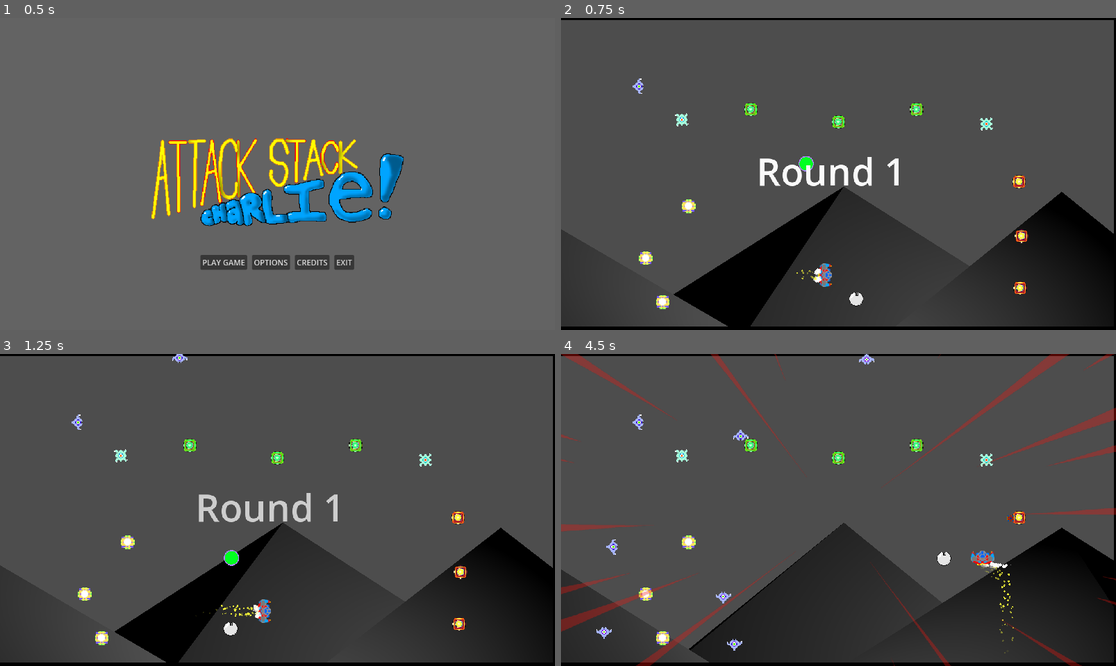
Above: before the commit, frames 1-4 (two rows, left to right).
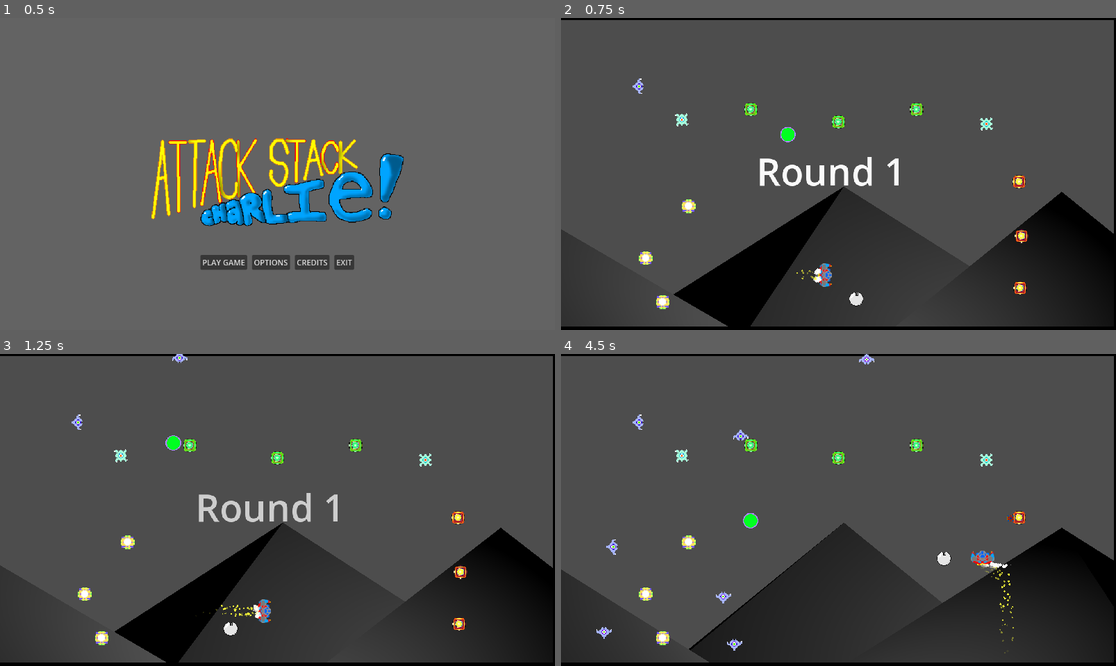
Above: after the commit, the same moments.

Repository: gamkedo-la/AttackStackCharlie
Game: Godot game, scene res://UI/MainMenu/main_menu.tscn
The game is run twice, just before and just after one commit, with the same random seed, the same clock (stepped at 60 frames per second) and the same inputs. Sound files missing from this copy of the repository are replaced by a short silence.
Inputs:
- Up to frame 1 (0.5 s): no input
- Up to frame 2 (0.75 s): click "PLAY GAME" at 0.5 s
- Up to frame 3 (1.25 s): no input
- Up to frame 4 (4.5 s): hold D (move right) 1.28-2.03 s; hold Space (shoot) 1.28-2.03 s; hold S (move down) 2.03-2.78 s; tap Space (shoot) at 2.1, 3.6 s; hold D (move right) 2.78-3.53 s; hold Space (shoot) 2.78-3.53 s; hold W (move up) 3.53-4.28 s; hold A (move left) from 4.28 s (still down); hold Space (shoot) from 4.28 s (still down)

Frame 1 is identical in both runs. In frame 2, 0.2% of the frame differs, in the area x 39-46%, y 34-50%; in frame 3, 0.2%; in frame 4, 3.4%, in the area x 0-100%, y 0-100%.

Commit message:
Reduced console clutter, found more general way to find player node for AI and drone

Diff:
--- a/Enemies/EvilCircler.gd
+++ b/Enemies/EvilCircler.gd
@@ -6,30 +6,32 @@
 var playerPos
 var circlePercent = 0
 var inRangeOfTarget
+var targetPos = Vector2()
 
 func _ready():
-	pass
+	var player_node = get_tree().current_scene.get_node("Player")
+	player_node.connect("player_moved", Callable(self, "_on_player_moved"))
+
+func _on_player_moved(new_position):
+	playerPos = new_position
 
 func _process(delta):
-	var playerCenter = get_parent().get_parent().get_node("Player").get_node("CollisionShape2D").get_shape().get_rect().get_center()
-	playerPos = get_parent().get_parent().get_node("Player").global_position
 	var rotationAmount = circlePercent * TAU
-	var targetPos = playerPos + playerCenter
 	var distToPlayer = global_position.distance_to(targetPos)
 	if distToPlayer <= CIRCLE_DISTANCE:
 		if inRangeOfTarget == false:
 			inRangeOfTarget = true
 			var targetSpotOnUnitCircle = (global_position - targetPos).normalized()
-			print("Vector: ")
-			print(targetSpotOnUnitCircle)
+			# print("Vector: ")
+			# print(targetSpotOnUnitCircle)
 			rotationAmount = targetSpotOnUnitCircle.angle()
-			print("Radians: ")
-			print(rotationAmount)
+			# print("Radians: ")
+			# print(rotationAmount)
 		targetPos.x += cos(rotationAmount + PI/2) * CIRCLE_DISTANCE
 		targetPos.y += sin(rotationAmount + PI/2) * CIRCLE_DISTANCE
 		global_position += (targetPos - global_position).normalized() * delta * ENEMY_SPEED * 5
 	else:
-		print("outofrange")
+		# print("outofrange")
 		inRangeOfTarget = false
 		global_position += (targetPos - global_position).normalized() * delta * ENEMY_SPEED * 5
 
--- a/Player/playerdrone.gd
+++ b/Player/playerdrone.gd
@@ -11,7 +11,7 @@
 var drone_facing = Vector2()
 
 func _ready():
-	var player_node = get_node("../Player")  # Adjust the path as necessary
+	var player_node = get_tree().current_scene.get_node("Player")
 	player_node.connect("player_moved", Callable(self, "_on_player_moved"))
 	player_node.connect("player_turned", Callable(self, "_on_player_turned"))
 
